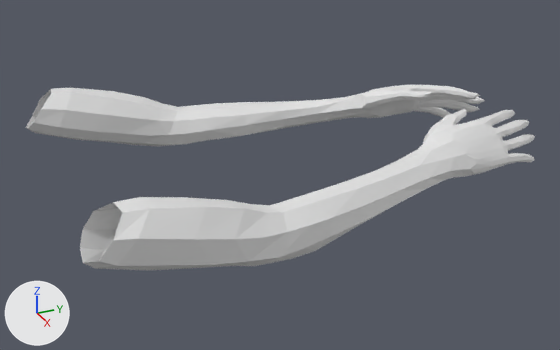
The Blender file Art/personnages/hand.blend, before and after one commit.
Before and after are seen from a 50 mm lens placed at (0.53, -0.407, 1.476), pointed at (0.001, -0.169, 1.212). The axes (+X, +Y, +Z) are drawn at lower left. The lights are the same throughout.

The older version as bpy lines, for what is in view:
```python
me_plane = bpy.data.meshes.new('Plane')
me_plane.from_pydata(...)  # 1552 vertices, 1568 faces; spans x -0.138..0.138, y -0.351..0.061, z 1.204..1.269
me_plane.materials.append(mat_material)  # white #e7e7e7
ob_hand_l = bpy.data.objects.new('hand_l', me_plane)
ob_hand_l.location = (0.0, 0.0, 0.0)
```
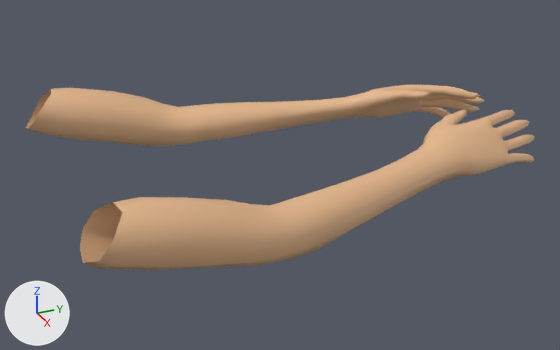
Scene script edits in JSON lines:
```json
{"op": "add", "block": "mat_handmaterial", "code": ["mat_handmaterial = principled_material('HandMaterial')", "mat_handmaterial.base_color = (0.8, 0.482, 0.265)  # beige #e7b88d"]}
{"block": "me_plane", "where": "me_plane.from_pydata(...)  # 1552 vertices, 1568 faces; spans x -0.138..0.138, y -0.351..0.061, z 1.204..1.269"}
{"block": "me_plane", "where": "# used by ob_hand_l; location = (0.0, 0.0, 0.0)"}
{"op": "remove", "block": "me_plane", "code": "me_plane.materials.append(mat_material)  # white #e7e7e7"}
{"block": "me_plane", "change": "me_plane part 1: all faces are now shaded smooth (1568 of 1568 changed)"}
{"op": "add", "block": "me_plane", "code": "me_plane.materials.append(mat_handmaterial)  # beige #e7b88d"}
```

Where the change shows, as pixel boxes (x1, y1, x2, y2) in the pictures (560 x 350 px):
```json
{"object": "hand_l", "change": "recoloured, shading changed", "before": [26, 85, 535, 270], "after": [26, 85, 535, 270]}
```
